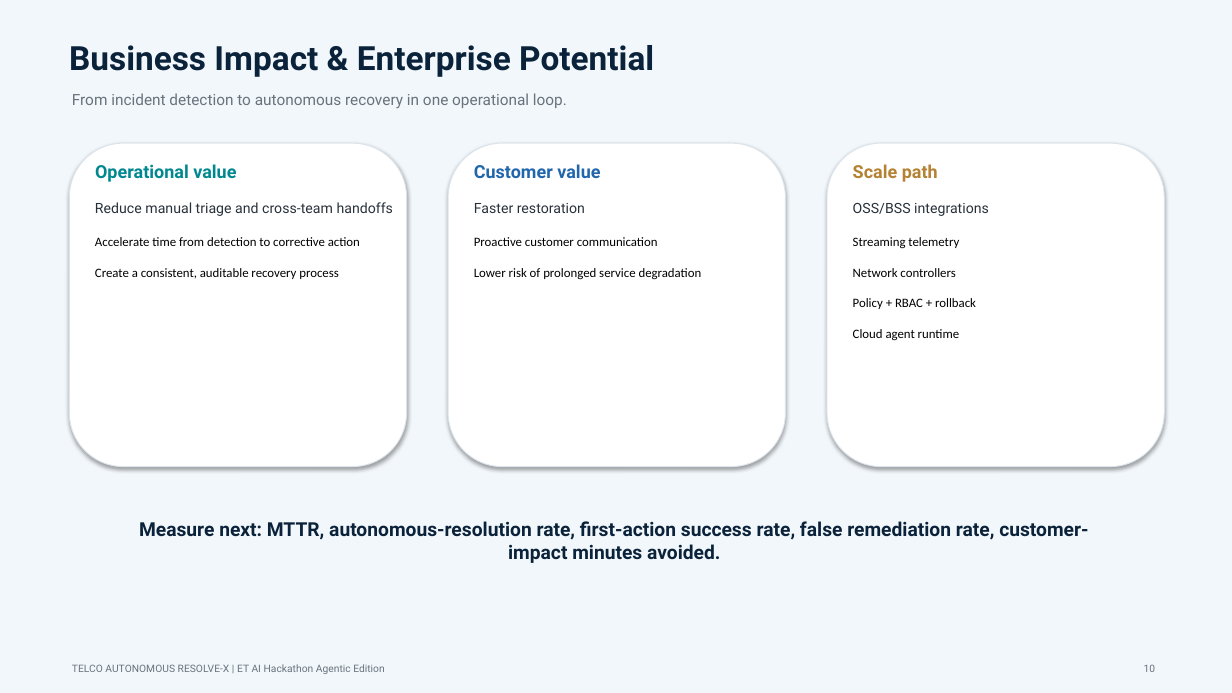
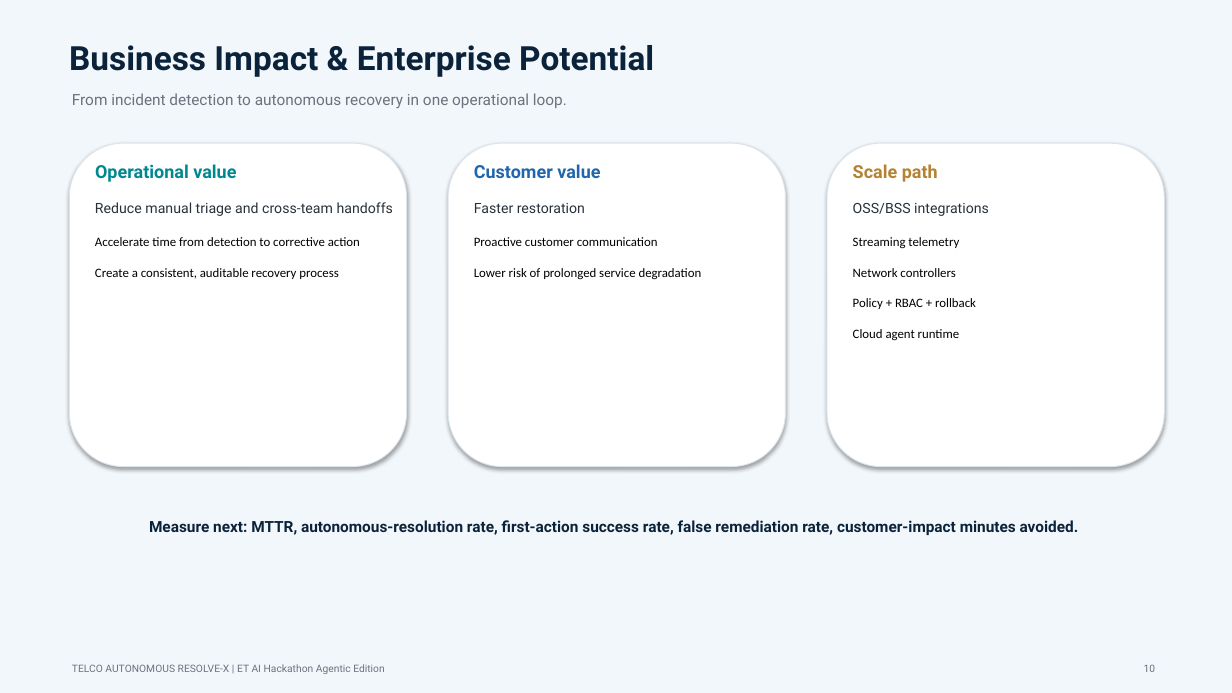
Before and after one commit to garv4179/Agentic-Ai-telecom-domain-ET-AI-Hackathon, a slide deck: slide 10 of TELCO_AUTONOMOUS_RESOLVE_X_Pitch_Deck.pptx. Drawn at 1232x693 pixels with LibreOffice and Linux fonts; fonts in the diff are those of the drawing. Boxes give left, top, right and bottom in pixels: in the first picture for what was removed or moved away, otherwise in the second. Text is boxed around its words. In the diff, an @@ line names an element or a change of style, - is before the commit and + after.

```diff
--- a/TELCO_AUTONOMOUS_RESOLVE_X_Pitch_Deck.pptx
+++ b/TELCO_AUTONOMOUS_RESOLVE_X_Pitch_Deck.pptx
@@ text "Measure next: MTTR, autonomous-resolution rate, ...": place and size @@
-text "Measure next: MTTR, autonomous-resolution rate, ..." at bbox=[139, 521, 1088, 563]
+text "Measure next: MTTR, autonomous-resolution rate, ..." at bbox=[149, 520, 1079, 535]
@@ text "Measure next: MTTR, autonomous-resolution rate, ..." at bbox=[149, 520, 1079, 535]: size 15 to 12 pt @@
```
Also in this commit, not shown: 2 other slides changed, 5 other files.
